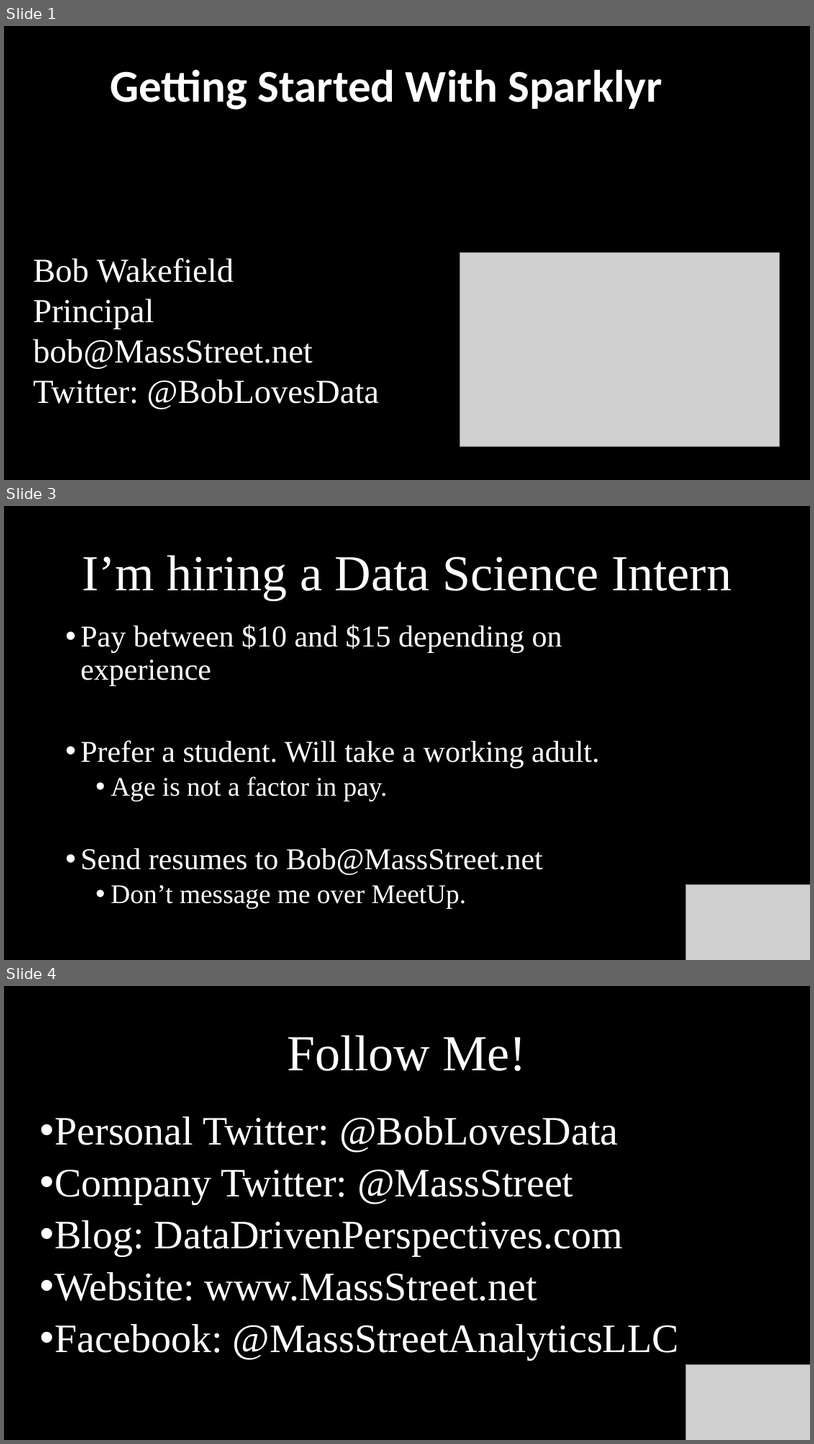
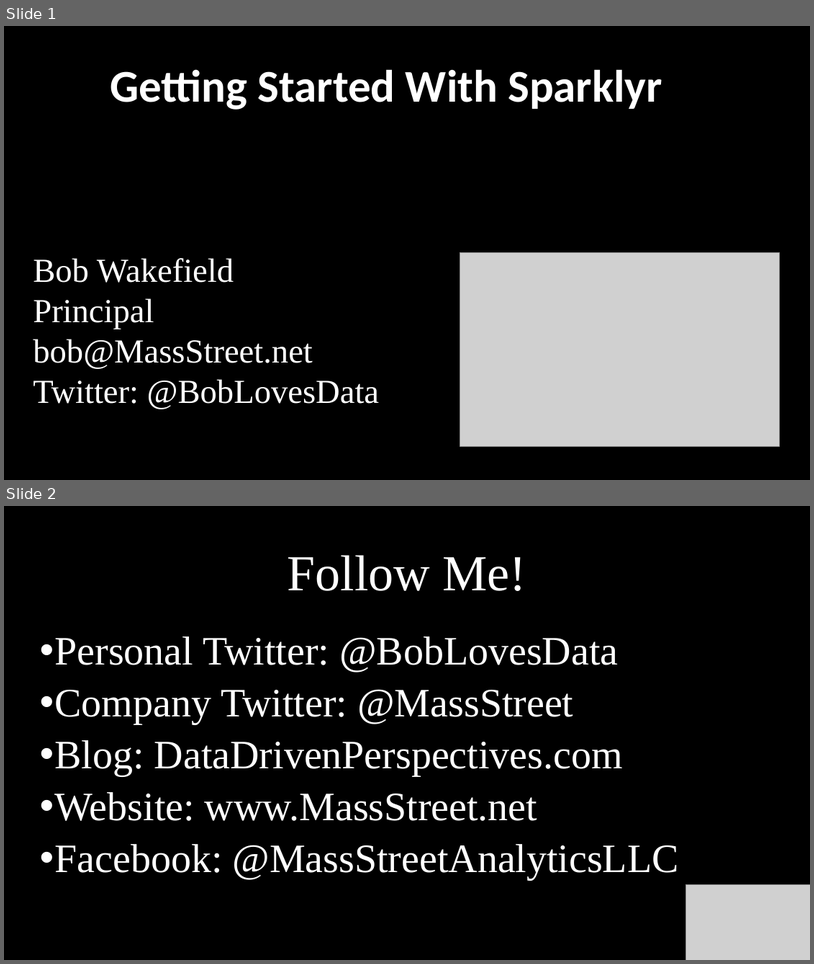
Before and after one commit to MassStreetAnalytics/getting-started-with-sparklyr, a slide deck: Documents/Deck/Getting Started With Sparklyr.pptx. Shown one above the other, each under a label of ours: slides 1, 3 and 4 before the commit, slides 1 and 2 after it; the slides between them are not shown. The pictures are 814x1444 and 814x964 pixels, drawn with LibreOffice and Linux fonts; fonts in the diff are those of the drawing; grey boxes stand for pictures; background and template pictures are left out. Boxes give left, top, right and bottom in pixels: in the first picture for what was removed or moved away, otherwise in the second. Text is boxed around its words. In the diff, an @@ line names an element or a change of style, - is before the commit and + after.

```diff
--- a/Documents/Deck/Getting Started With Sparklyr.pptx
+++ b/Documents/Deck/Getting Started With Sparklyr.pptx
@@ slide 3 removed at [4, 506, 810, 960], background picture (left out) @@
@@ title removed at [82, 555, 732, 600] @@
-I’m hiring a Data Science Intern
@@ text removed at [80, 624, 599, 908] @@
-• Pay between $10 and $15 depending on experience
-• Prefer a student. Will take a working adult.
-  • Age is not a factor in pay.
-• Send resumes to Bob@MassStreet.net
-  • Don’t message me over MeetUp.
@@ picture removed at [687, 885, 810, 960] @@
@@ what was slide 4 is now slide 2 @@
```
Also in this commit, not shown: 1 slide changed, 2 slides added, 2 other slides removed, 5 other files.
